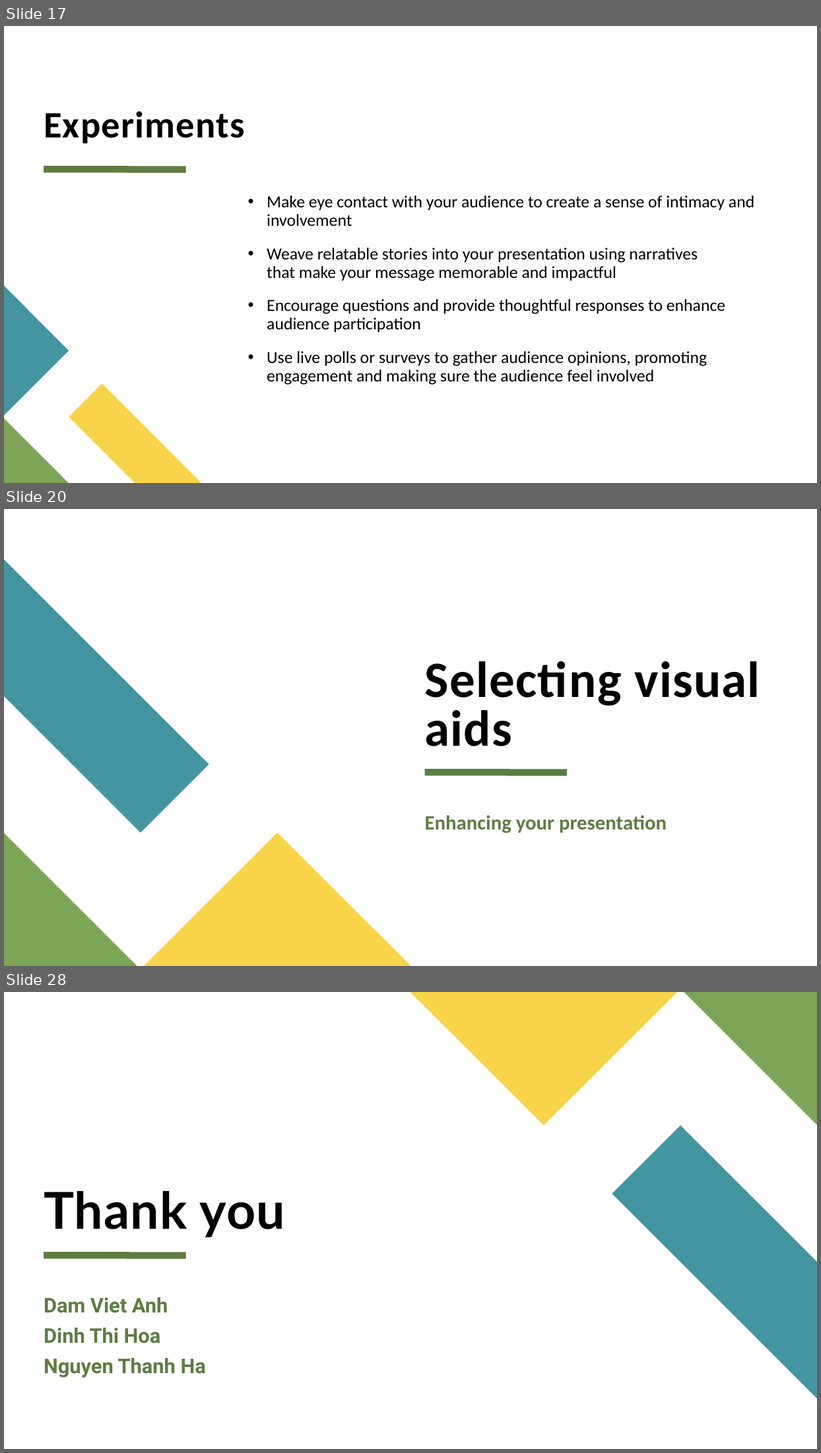
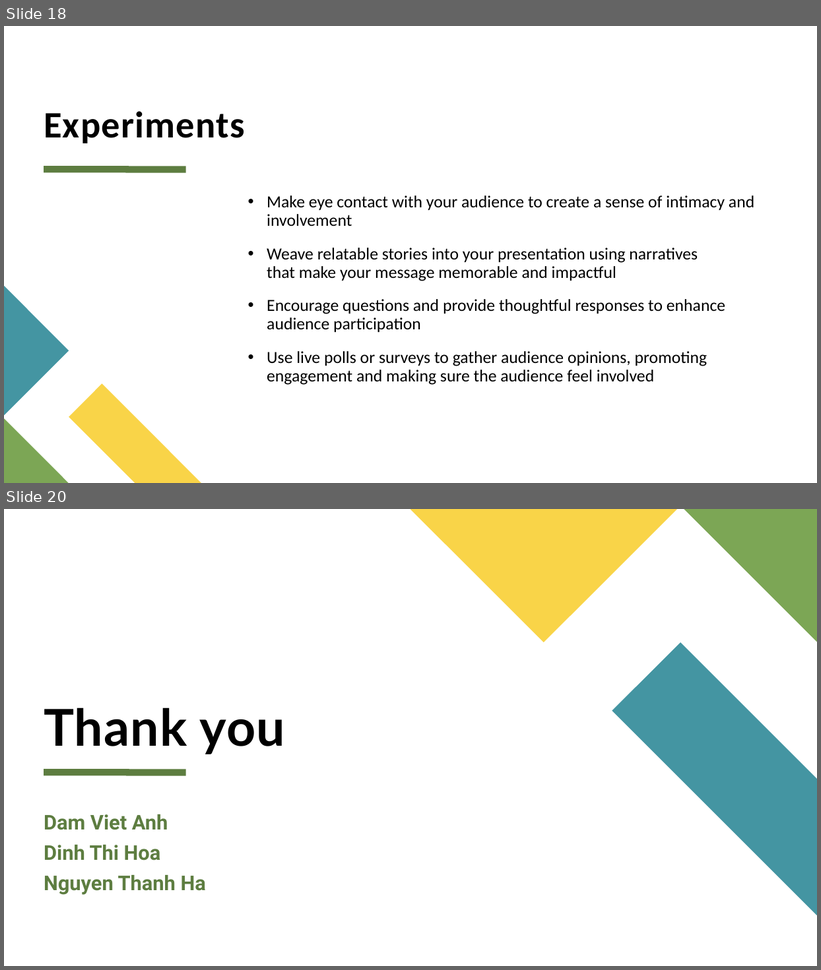
Before and after one commit to Anh26535D/cpp, a slide deck: report_computer_vision.pptx. Shown one above the other, each under a label of ours: slides 17, 20 and 28 before the commit, slides 18 and 20 after it; the slides between them are not shown. The pictures are 821x1453 and 821x970 pixels, drawn with LibreOffice and Linux fonts; fonts in the diff are those of the drawing. Boxes give left, top, right and bottom in pixels: in the first picture for what was removed or moved away, otherwise in the second. Text is boxed around its words. In the diff, an @@ line names an element or a change of style, - is before the commit and + after.

```diff
--- a/report_computer_vision.pptx
+++ b/report_computer_vision.pptx
@@ slide 20 removed at [4,509,817,966], background #FFFFFF @@
@@ freeform shape removed at [4,560,209,833] @@
@@ title removed at [425,661,760,747] @@
-Selecting visual aids
@@ line removed from (425, 772) to (567, 772) @@
@@ text removed at [425,815,667,833] @@
-Enhancing your presentation
@@ freeform shape removed at [4,834,137,966] @@
@@ freeform shape removed at [144,833,411,966] @@
@@ what was slide 17 is now slide 18 @@
@@ what was slide 28 is now slide 20 @@
```
Also in this commit, not shown: 1 slide changed, 4 slides added, 11 other slides removed.
